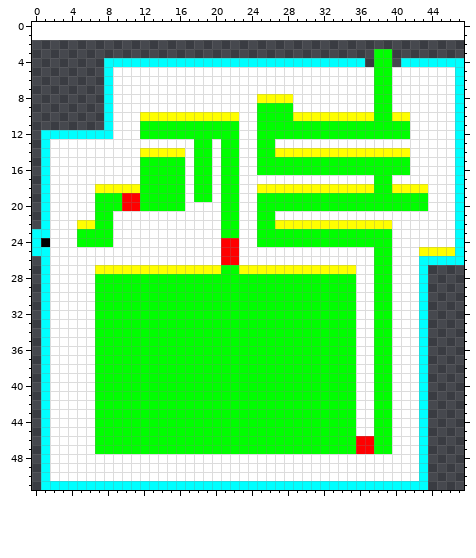
A pixel-art file gets an edit: RDEngineContent/Aseprite/Level3.aseprite. The picture above was drawn from the file before the commit.
48x50 pixels, 1 frame. The old version is drawn lined up with the new one, on the new canvas.
After:
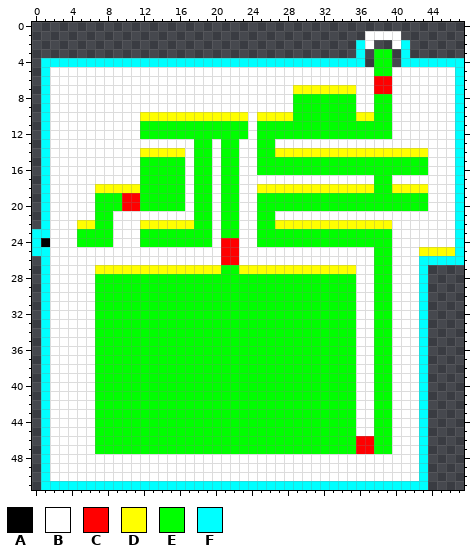
Palette (. is transparent): A #000000  B #ffffff  C #ff0000  D #ffff00  E #00ff00  F #00ffff
The exact change:
canvas 48x50 -> 48x52, the old top-left corner now at 0,2
Colour B now appears in row 1 at x 37 to 40; in row 2 at x 37 and 40; in rows 5 to 11 at x 2 to 7.
The author changed colour D to colour B in row 8 at x 25 to 28; in row 10 at x 40 to 41.
The author changed colour E to colour B in row 9 at x 25 to 28; in rows 11 to 12 at x 40 to 41.
The author changed colour F to colour B in rows 5 to 11 at x 8; in row 12 at x 2 to 8.
The author changed colour E to colour C in rows 6 to 7 at x 38 to 39.
The author changed colour B to colour D in row 7 at x 29 to 35; in row 10 at x 23; in row 14 at x 42 to 43; in row 22 at x 12 to 17.
The author changed colour E to colour D in row 10 at x 25 to 28.
The author changed colour B to colour E in rows 8 to 9 at x 29 to 35; in rows 11 to 12 at x 23; in rows 15 to 16 at x 42 to 43; in rows 20 to 22 at x 18 to 19; in rows 23 to 24 at x 12 to 19.
The author changed colour D to colour E in row 10 at x 29 to 35.
Colour F now appears in rows 2 to 3 at x 36 and 41; in row 4 at x 1 to 7; in rows 5 to 11 at x 1.
Boxes around the changes in both pictures, in picture pixels (x1, y1, x2, y2):
changed: (239, 31, 428, 175)
changed: (41, 58, 113, 139)
changed: (140, 202, 212, 247)
